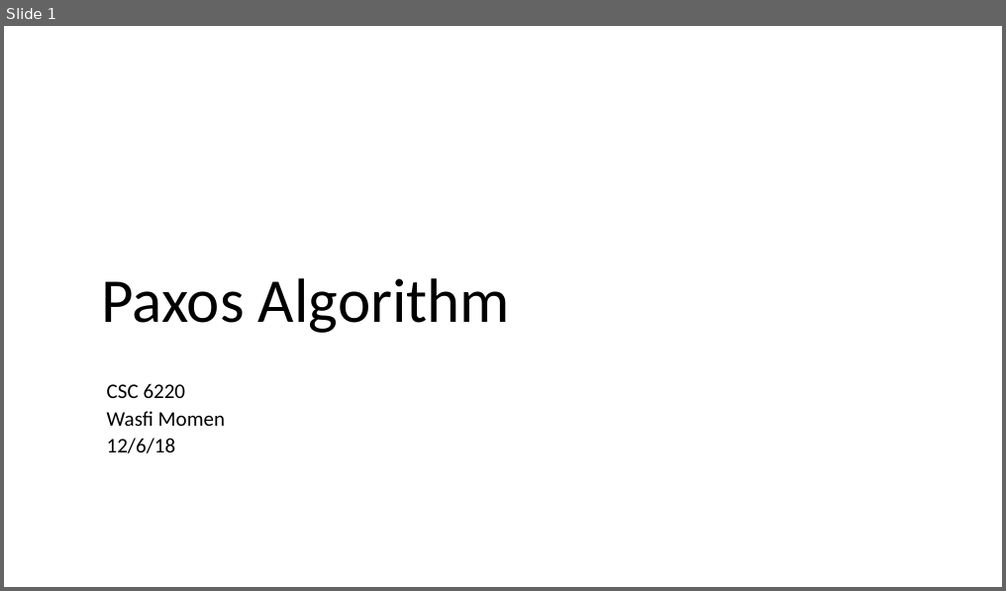
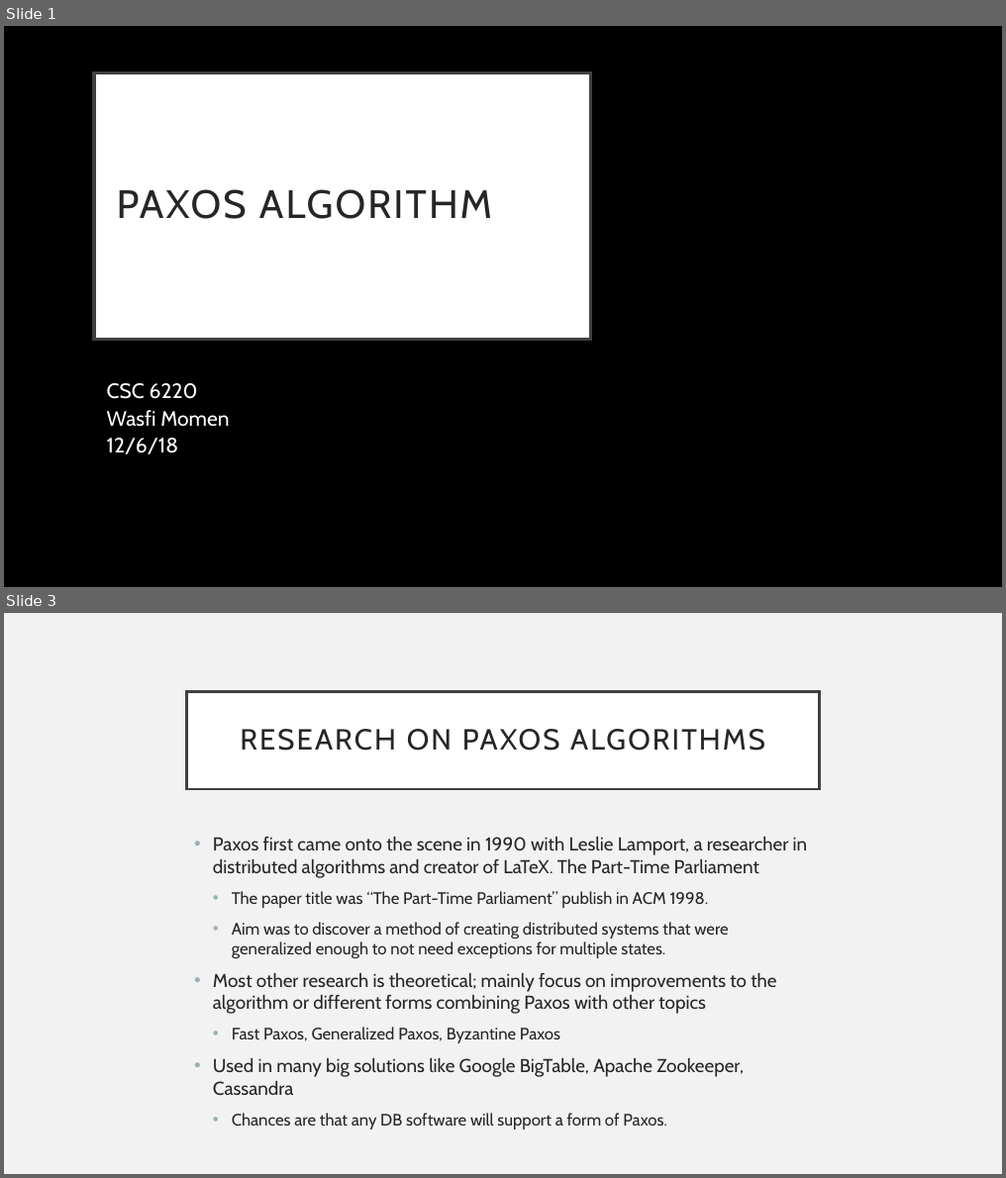
Before and after one commit to CodeFluent/Notes, a slide deck: CS-6220/hw/Grad_Project/Paxos Algorithm.pptx. Shown one above the other, each under a label of ours: slide 1 before the commit, slides 1 and 3 after it; the slides between them are not shown. The pictures are 1006x591 and 1006x1178 pixels, drawn with LibreOffice and Linux fonts; fonts in the diff are those of the drawing. Boxes give left, top, right and bottom in pixels: in the first picture for what was removed or moved away, otherwise in the second. Text is boxed around its words. In the diff, an @@ line names an element or a change of style, - is before the commit and + after.

```diff
--- a/CS-6220/hw/Grad_Project/Paxos Algorithm.pptx
+++ b/CS-6220/hw/Grad_Project/Paxos Algorithm.pptx
@@ slide 3 added at [4,613,1002,1174], background #F2F2F2 @@
@@ title added at [187,691,819,789], fill #FFFFFF, outline #404040 2.5 pt, 28 pt, text #262626 @@
+RESEARCH ON PAXOS ALGORITHMS
@@ text added at [213,837,808,1130], 18 pt, text #262626 @@
+• Paxos first came onto the scene in 1990 with Leslie Lamport, a researcher in distributed algorithms and creator of LaTeX. The Part-Time Parliament
+  • The paper title was “The Part-Time Parliament” publish in ACM 1998.
+  • Aim was to discover a method of creating distributed systems that were generalized enough to not need exceptions for multiple states.
+• Most other research is theoretical; mainly focus on improvements to the algorithm or different forms combining Paxos with other topics
+  • Fast Paxos, Generalized Paxos, Byzantine Paxos
+• Used in many big solutions like Google BigTable, Apache Zookeeper, Cassandra
+  • Chances are that any DB software will support a form of Paxos.
@@ slide 1 changed as well @@
@@ background #FFFFFF to #000000 @@
@@ title "PAXOS ALGORITHM": place and size @@
-title "PAXOS ALGORITHM" at [102,278,510,333]
+title "PAXOS ALGORITHM" at [94,74,591,340]
@@ title "PAXOS ALGORITHM" at [94,74,591,340]: vertical alignment bottom to middle; fill none to #FFFFFF; outline none to #404040 3 pt @@
@@ title at [117,189,492,219]: text changed; size 60 to 38 pt; font Calibri to Cabin; text colour #000000 to #262626 @@
-Paxos Algorithm
+PAXOS ALGORITHM
@@ subtitle "CSC 6220" at [107,383,229,455]: font Calibri to Cabin, text colour #000000 to #FFFFFF @@
```
Also in this commit, not shown: 1 other slide changed, 9 other slides added, 14 slides removed, 16 other files.
